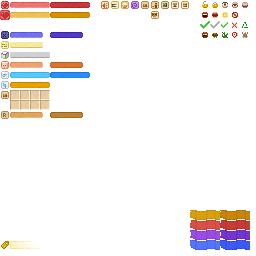
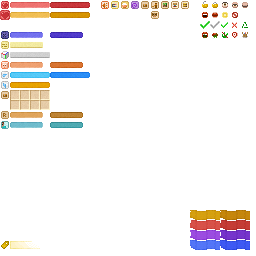
Comparing the layer stacks of the two 256×256 images. Changes:
added layer "坐肩膀冷却 - 满" above "坐肩膀冷却 - 空" over 50, 122, 83, 128
added layer "坐肩膀冷却 - 空" above "坐肩膀" over 10, 122, 43, 128
added layer "坐肩膀" above "驯服" over 1, 121, 9, 129
